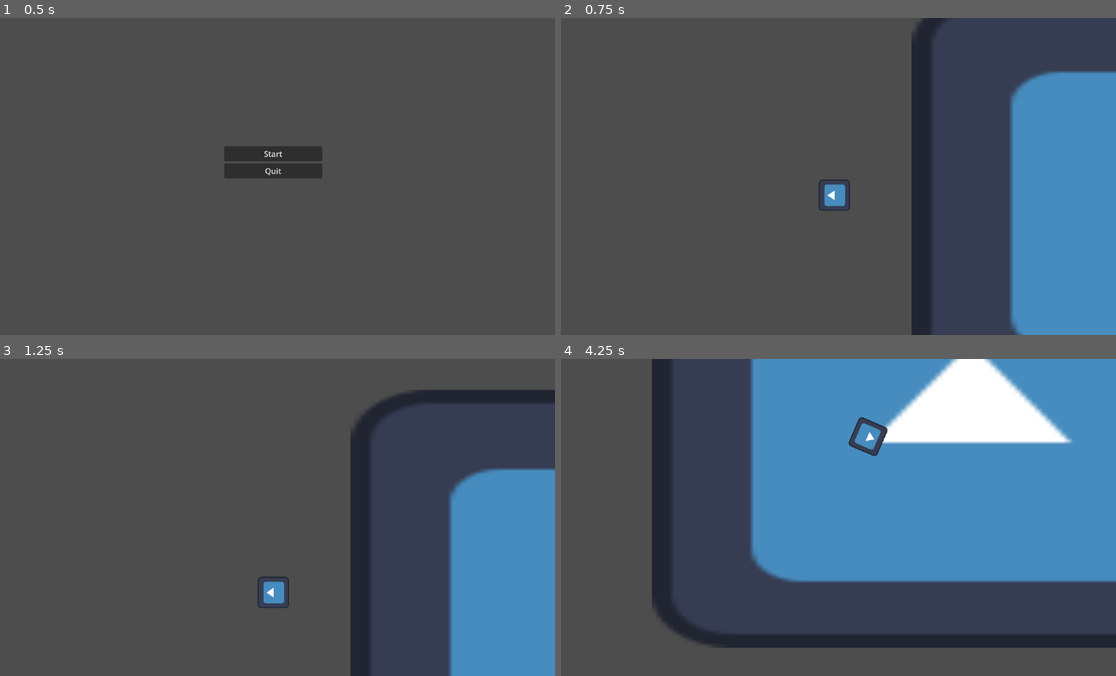
Above: before the commit, frames 1-4 (two rows, left to right).
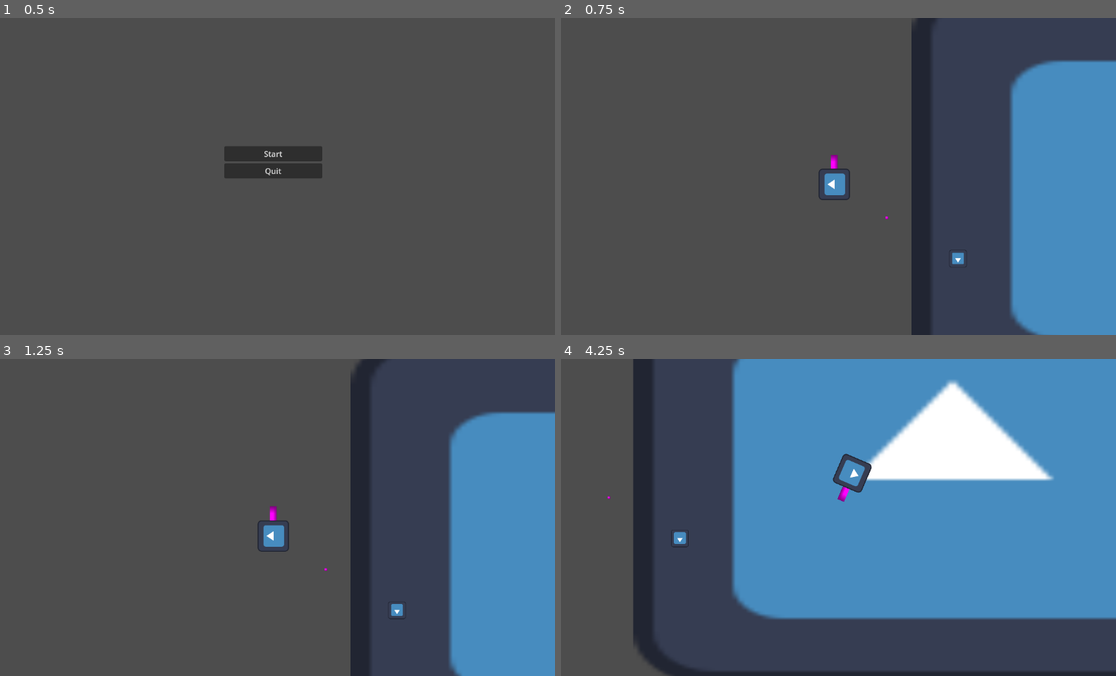
Above: after the commit, the same moments.

Repository: beabadoobee300/gmtk-2025
Game: Godot game, scene res://scenes/main.tscn
The game is run twice, just before and just after one commit, with the same random seed, the same clock (stepped at 60 frames per second) and the same inputs. The engine's default icon, where the game draws it, is replaced by a stand-in: a white triangle on a blue panel in a dark square.
Inputs (mouse positions are in pixels of both pictures, inside the frame that each line leads up to):
- Up to frame 1 (0.5 s): no input
- Up to frame 2 (0.75 s): click "Start" at 0.5 s
- Up to frame 3 (1.25 s): no input
- Up to frame 4 (4.25 s): move the mouse to (960, 501) at 1.27 s; press the mouse at (960, 501) at 1.28 s; hold D (right) 1.28-2.03 s; move the mouse to (721, 533) at 2.02 s; release the mouse at (721, 533) at 2.03 s; hold Down (down) 2.03-2.78 s; click (721, 533) at 2.1 s; move the mouse to (888, 447) at 2.77 s; press the mouse at (888, 447) at 2.78 s; hold D (right) 2.78-3.53 s; move the mouse to (805, 580) at 3.52 s; release the mouse at (805, 580) at 3.53 s; hold W (up) from 3.53 s (still down); click (805, 580) at 3.6 s

Frame 1 is identical in both runs. In frame 2, 1.5% of the frame differs, in the area x 46-100%, y 0-100%; in frame 3, 6.6%; in frame 4, 30%, in the area x 8-100%, y 0-100%.

Commit message:
added respawn and creating zombies at death

Diff:
--- a/project.godot
+++ b/project.godot
@@ -41,3 +41,18 @@
 , Object(InputEventKey,"resource_local_to_scene":false,"resource_name":"","device":-1,"window_id":0,"alt_pressed":false …(186 unchanged characters)…
 ]
 }
+reload={
+"deadzone": 0.2,
+"events": [Object(InputEventKey,"resource_local_to_scene":false,"resource_name":"","device":-1,"window_id":0,"alt_pressed":false,"shift_pressed":false,"ctrl_pressed":false,"meta_pressed":false,"pressed":false,"keycode":0,"physical_keycode":82,"key_label":0,"unicode":114,"location":0,"echo":false,"script":null)
+]
+}
+shoot={
+"deadzone": 0.2,
+"events": [Object(InputEventMouseButton,"resource_local_to_scene":false,"resource_name":"","device":-1,"window_id":0,"alt_pressed":false,"shift_pressed":false,"ctrl_pressed":false,"meta_pressed":false,"button_mask":1,"position":Vector2(318, 22),"global_position":Vector2(327, 70),"factor":1.0,"button_index":1,"canceled":false,"pressed":true,"double_click":false,"script":null)
+]
+}
+kill={
+"deadzone": 0.2,
+"events": [Object(InputEventKey,"resource_local_to_scene":false,"resource_name":"","device":-1,"window_id":0,"alt_pressed":false,"shift_pressed":false,"ctrl_pressed":false,"meta_pressed":false,"pressed":false,"keycode":0,"physical_keycode":75,"key_label":0,"unicode":107,"location":0,"echo":false,"script":null)
+]
+}
--- /dev/null
+++ b/scenes/enemy.gd
@@ -0,0 +1,5 @@
+extends CharacterBody2D
+
+@export var speed := 150
+@export var health := 30
+@export var damage := 10
--- /dev/null
+++ b/scenes/enemy.tscn
@@ -0,0 +1,17 @@
+[gd_scene load_steps=4 format=3 uid="uid://dflojfero2vs0"]
+
+[ext_resource type="Texture2D" uid="uid://b7jpg6lh65cui" path="res://icon.svg" id="1_7p1mj"]
+[ext_resource type="Script" uid="uid://dnptbj4etpkaj" path="res://scenes/enemy.gd" id="1_md0e3"]
+
+[sub_resource type="RectangleShape2D" id="RectangleShape2D_md0e3"]
+size = Vector2(34, 34)
+
+[node name="Enemy" type="CharacterBody2D"]
+script = ExtResource("1_md0e3")
+
+[node name="CollisionShape2D" type="CollisionShape2D" parent="."]
+shape = SubResource("RectangleShape2D_md0e3")
+
+[node name="Sprite2D" type="Sprite2D" parent="."]
+scale = Vector2(-0.280185, -0.280185)
+texture = ExtResource("1_7p1mj")
--- a/scenes/game.tscn
+++ b/scenes/game.tscn
@@ -1,16 +1,25 @@
-[gd_scene load_steps=4 format=3 uid="uid://cxlkv2rl8ewsg"]
+[gd_scene load_steps=6 format=3 uid="uid://cxlkv2rl8ewsg"]
 
 [ext_resource type="Script" uid="uid://ktdddoytcvaj" path="res://scripts/game.gd" id="1_uwrxv"]
 [ext_resource type="PackedScene" uid="uid://dnjqxwrkqym37" path="res://scenes/player.tscn" id="2_yqjtg"]
 [ext_resource type="Texture2D" uid="uid://b7jpg6lh65cui" path="res://icon.svg" id="3_lbhrr"]
+[ext_resource type="PackedScene" uid="uid://k2f51np661vy" path="res://scenes/respawn_point.tscn" id="4_lbhrr"]
+[ext_resource type="PackedScene" uid="uid://dflojfero2vs0" path="res://scenes/enemy.tscn" id="5_iywne"]
 
 [node name="Game" type="Node2D"]
 script = ExtResource("1_uwrxv")
 
-[node name="Player" parent="." instance=ExtResource("2_yqjtg")]
+[node name="Player" parent="." node_paths=PackedStringArray("respawn_points") instance=ExtResource("2_yqjtg")]
+respawn_points = [NodePath("../Respawn")]
+enemy_scene = ExtResource("5_iywne")
 
 [node name="Icon" type="Sprite2D" parent="."]
 show_behind_parent = true
 position = Vector2(810.5, 18.5)
 scale = Vector2(10.1953, 6.75781)
 texture = ExtResource("3_lbhrr")
+
+[node name="Respawn" parent="." instance=ExtResource("4_lbhrr")]
+
+[node name="Enemy" parent="." instance=ExtResource("5_iywne")]
+position = Vector2(253, 152)
--- a/scenes/player.tscn
+++ b/scenes/player.tscn
@@ -1,23 +1,32 @@
-[gd_scene load_steps=4 format=3 uid="uid://dnjqxwrkqym37"]
+[gd_scene load_steps=6 format=3 uid="uid://dnjqxwrkqym37"]
 
-[ext_resource type="Script" uid="uid://cbnukj7hwtw8h" path="res://scripts/player.gd" id="1_g2els"]
 [ext_resource type="Texture2D" uid="uid://b7jpg6lh65cui" path="res://icon.svg" id="2_qhqgy"]
+[ext_resource type="Script" uid="uid://bmmpn7y8eda0b" path="res://scripts/player.gd" id="3_dqkch"]
+[ext_resource type="Script" uid="uid://c8i21ap2ydtfn" path="res://scripts/gun.gd" id="3_qhqgy"]
 
 [sub_resource type="RectangleShape2D" id="RectangleShape2D_dqkch"]
 size = Vector2(63, 63)
 
-[node name="Player" type="Node2D"]
+[sub_resource type="PlaceholderTexture2D" id="PlaceholderTexture2D_g2els"]
 
-[node name="CharacterBody2D" type="CharacterBody2D" parent="."]
-script = ExtResource("1_g2els")
+[node name="Player" type="CharacterBody2D"]
+script = ExtResource("3_dqkch")
 
-[node name="CollisionShape2D" type="CollisionShape2D" parent="CharacterBody2D"]
+[node name="CollisionShape2D" type="CollisionShape2D" parent="."]
 position = Vector2(-0.5, 0.5)
 shape = SubResource("RectangleShape2D_dqkch")
 
-[node name="Sprite2D" type="Sprite2D" parent="CharacterBody2D"]
+[node name="player" type="Sprite2D" parent="."]
 position = Vector2(-0.125, 0.125001)
 scale = Vector2(0.5, 0.5)
 texture = ExtResource("2_qhqgy")
 
-[node name="Camera2D" type="Camera2D" parent="CharacterBody2D"]
+[node name="Camera2D" type="Camera2D" parent="."]
+
+[node name="gun" type="Node2D" parent="."]
+script = ExtResource("3_qhqgy")
+
+[node name="gun" type="Sprite2D" parent="gun"]
+position = Vector2(46, 0)
+scale = Vector2(28.25, 14.6167)
+texture = SubResource("PlaceholderTexture2D_g2els")
--- /dev/null
+++ b/scenes/respawn_point.tscn
@@ -0,0 +1,10 @@
+[gd_scene load_steps=2 format=3 uid="uid://k2f51np661vy"]
+
+[sub_resource type="PlaceholderTexture2D" id="PlaceholderTexture2D_g0w6s"]
+
+[node name="Respawn" type="Node2D"]
+position = Vector2(108, 69)
+
+[node name="Sprite2D" type="Sprite2D" parent="."]
+scale = Vector2(5, 5)
+texture = SubResource("PlaceholderTexture2D_g0w6s")
--- /dev/null
+++ b/scripts/gun.gd
@@ -0,0 +1,76 @@
+extends Node2D
+
+
+#gun stuff
+@export var damage := 30
+@export var max_distance := 1000
+@export var fire_rate := 0.2
+@export var automatic := false
+@export var ammo := 30
+@export var max_ammo := 90
+@export var reload_time := 1.5
+
+# effects
+
+# state
+
+var can_shoot := true
+var is_reloading := false
+var current_ammo := ammo
+var cooldown_timer := 0.0
+var reload_timer := 0.0
+
+func _ready():
+	current_ammo = ammo
+
+func _process(delta):
+	# Handle cooldown
+	if cooldown_timer > 0:
+		cooldown_timer -= delta
+
+	# Handle reload
+	if is_reloading:
+		reload_timer -= delta
+		if reload_timer <= 0:
+			finish_reload()
+
+func shoot():
+	print("shooting ammo: %d " % current_ammo)
+	if not can_shoot or is_reloading or cooldown_timer > 0:
+		print("can't shoot")
+		return
+	if current_ammo <= 0:
+		print("out of ammo");
+		return
+
+	current_ammo -= 1
+	cooldown_timer = fire_rate
+
+	#raycasting
+	var space_state = get_world_2d().direct_space_state
+	var end_point = global_position + Vector2.RIGHT.rotated(global_rotation) * max_distance
+	var query = PhysicsRayQueryParameters2D.create(global_position, end_point)
+
+	var result = space_state.intersect_ray(query)
+
+	if result:
+		print("hit")
+
+
+func reload():
+	print("reload")
+	if is_reloading or current_ammo == ammo:
+		print("ammo full return");
+		return
+
+	is_reloading = true
+	reload_timer = reload_time
+	# Play reload sound/animation here
+
+func finish_reload():
+	var ammo_needed = ammo - current_ammo
+	var ammo_available = min(max_ammo, ammo_needed)
+
+	current_ammo += ammo_available
+	max_ammo -= ammo_available
+	is_reloading = false
--- a/scripts/player.gd
+++ b/scripts/player.gd
@@ -1,35 +1,143 @@
 extends CharacterBody2D
 
-@onready var camera: Camera2D = $Camera2D
-
+# Movement and Camera Settings
 @export var speed = 400
 @export var camera_look_ahead_distance = 200
 @export var camera_follow_speed = 5.0
 
-func get_input():
-	# movement
+# Combat Settings
+@export var max_health := 100
+@export var respawn_delay := 0.0
+@export var respawn_points : Array[Node2D]
+@export var invulnerability_duration := 2.0
+
+# Nodes
+@onready var camera: Camera2D = $Camera2D
+@onready var gun: Node2D = $gun
+@onready var sprite: Sprite2D = $player  # Assuming you have a sprite
+@export var enemy_scene : PackedScene  # Drag enemy.tscn here in inspector
+@export var death_enemy_scale := 1.0  # Size multiplier for spawned enemy
+# State variables
+var current_health : int
+var is_dead := false
+var is_invulnerable := false
+var shooting = false
+var original_position : Vector2
+
+func _ready():
+	current_health = max_health
+	original_position = global_position
+	if respawn_points.is_empty():
+		respawn_points.append(self) # Default to starting position
+
+func _physics_process(delta):
+	if !is_dead:
+		get_input(delta)
+		update_camera_position(delta)
+		move_and_slide()
+
+func _process(delta):
+	if shooting and !is_dead:
+		gun.shoot()
+
+func get_input(delta):
+	# Handle continuous movement input
 	var input_direction = Input.get_vector("left", "right", "up", "down")
 	velocity = input_direction * speed
-	# rotation
-	var mouse_pos = get_global_mouse_position();
-	var direction_to_mouse = (mouse_pos - global_position).normalized();
-	rotation = direction_to_mouse.angle();
 
-func _physics_process(delta):
-	get_input()
-	update_camera_position(delta)
-	move_and_slide()
+	# Handle rotation toward mouse
+	var mouse_pos = get_global_mouse_position()
+	var direction_to_mouse = (mouse_pos - global_position).normalized()
+	rotation = direction_to_mouse.angle()
+
+	# Handle event-based inputs
+	if Input.is_action_just_pressed("reload"):
+		gun.reload()
+
+	if Input.is_action_just_pressed("kill"):
+		kill_player()
+
+	# Handle shooting
+	if gun.automatic:
+		shooting = Input.is_action_pressed("shoot")
+	else:
+		if Input.is_action_just_pressed("shoot"):
+			gun.shoot()
 
 func update_camera_position(delta):
 	# Get mouse position relative to player
 	var mouse_pos = get_global_mouse_position()
 	var mouse_direction = (mouse_pos - global_position).normalized()
 
-	# Calculate target camera offset (limited by look_ahead_distance)
+	# Calculate target camera offset
 	var target_offset = mouse_direction * min(
-		global_position.distance_to(mouse_pos),
+		global_position.distance_to(mouse_pos) / 2,
 		camera_look_ahead_distance
 	)
 
-	# Smoothly move the camera offset toward the target
+	# Smoothly move the camera offset
 	camera.offset = camera.offset.lerp(target_offset, camera_follow_speed * delta)
+
+func kill_player():
+
+	if is_dead:
+		return
+	spawn_zombie()
+	print("killed")
+	is_dead = true
+	current_health = 0
+
+	# Disable player
+	visible = false
+	set_process(false)
+	set_physics_process(false)
+	collision_layer = 0
+	collision_mask = 0
+
+	# Start respawn timer
+	await get_tree().create_timer(respawn_delay).timeout
+	respawn_player()
+
+func respawn_player():
+	# Choose random respawn point
+	var spawn_point = respawn_points.pick_random()
+
+	# Reset player
+	global_position = spawn_point.global_position
+	current_health = max_health
+	is_dead = false
+
+	# Re-enable player with invulnerability
+	visible = true
+	set_process(true)
+	set_physics_process(true)
+	collision_layer = 1
+	collision_mask = 1
+
+	# Temporary invulnerability
+	is_invulnerable = true
+	sprite.modulate.a = 0.5  # Visual indication
+	await get_tree().create_timer(invulnerability_duration).timeout
+	is_invulnerable = false
+	sprite.modulate.a = 1.0
+
+func take_damage(amount: int):
+	if is_dead or is_invulnerable:
+		return
+
+	current_health -= amount
+	if current_health <= 0:
+		kill_player()
+
+func spawn_zombie():
+	if !enemy_scene:
+		push_warning("No enemy scene assigned for death spawn")
+		return
+	var new_enemy = enemy_scene.instantiate()
+
+	# Configure enemy
+	new_enemy.global_position = global_position
+	new_enemy.scale = Vector2(death_enemy_scale, death_enemy_scale)
+
+	# Add to scene tree (use owner for proper level cleanup)
+	get_tree().current_scene.add_child(new_enemy)
Not shown, added: scenes/enemy.gd.uid
Not shown, added: scripts/gun.gd.uid
Not shown, changed: scripts/player.gd.uid
